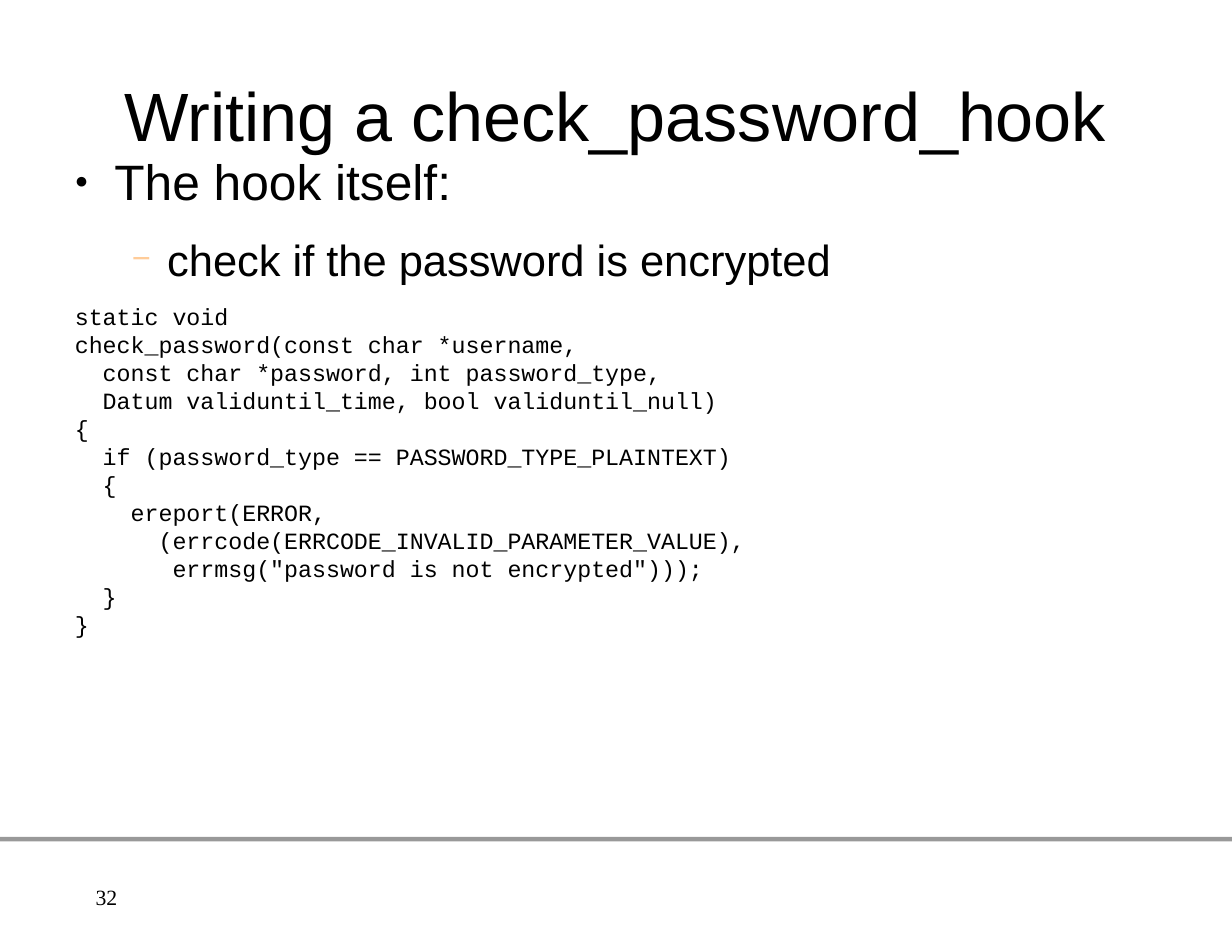
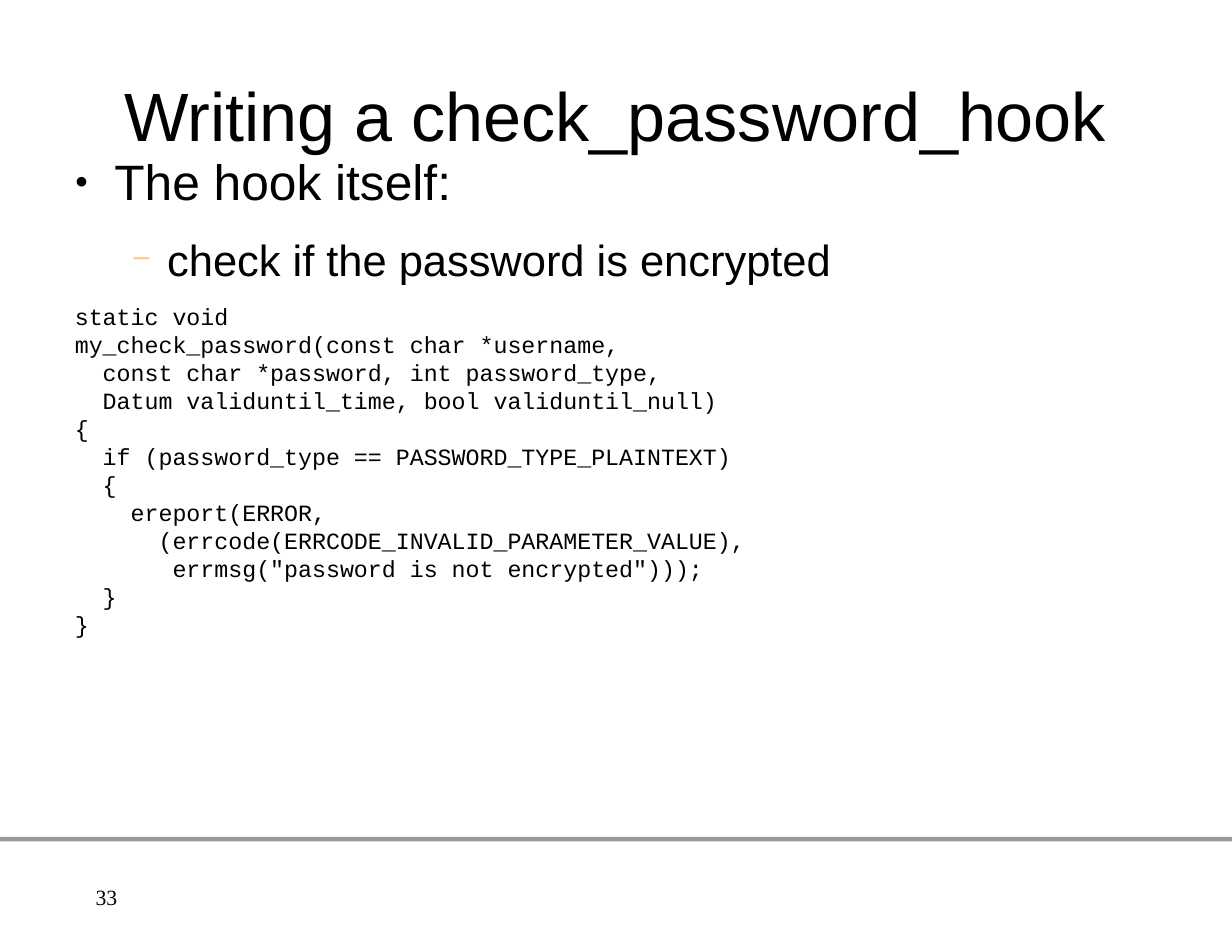
Before and after one commit to gleu/Hooks-in-PostgreSQL, a slide deck: slide 33 of hooks_in_postgresql.odp (slide 32 before the commit). Drawn at 1232x925 pixels with LibreOffice and Linux fonts; fonts in the diff are those of the drawing; background and template pictures are left out. Boxes give left, top, right and bottom in pixels: in the first picture for what was removed or moved away, otherwise in the second. Text is boxed around its words. In the diff, an @@ line names an element or a change of style, - is before the commit and + after.

```diff
--- a/hooks_in_postgresql.odp
+++ b/hooks_in_postgresql.odp
@@ text at (75,336,620,358): text changed @@
-check_password(const char *username,
+my_check_password(const char *username,
@@ page number at (96,890,118,906): text changed @@
-32
+33
```
Also in this commit, not shown: 14 other slides changed, 2 slides added, 4 other files.
